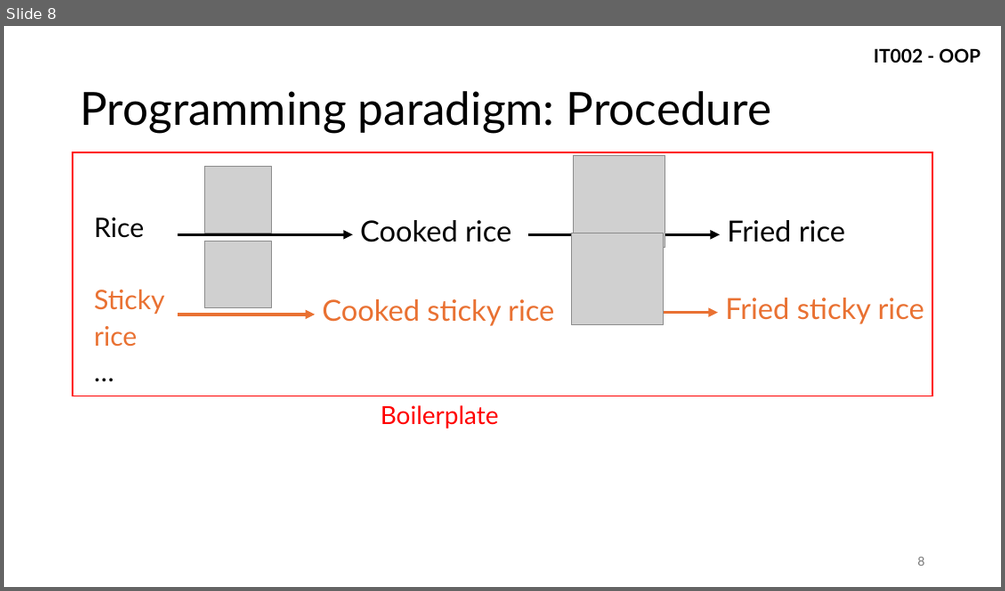
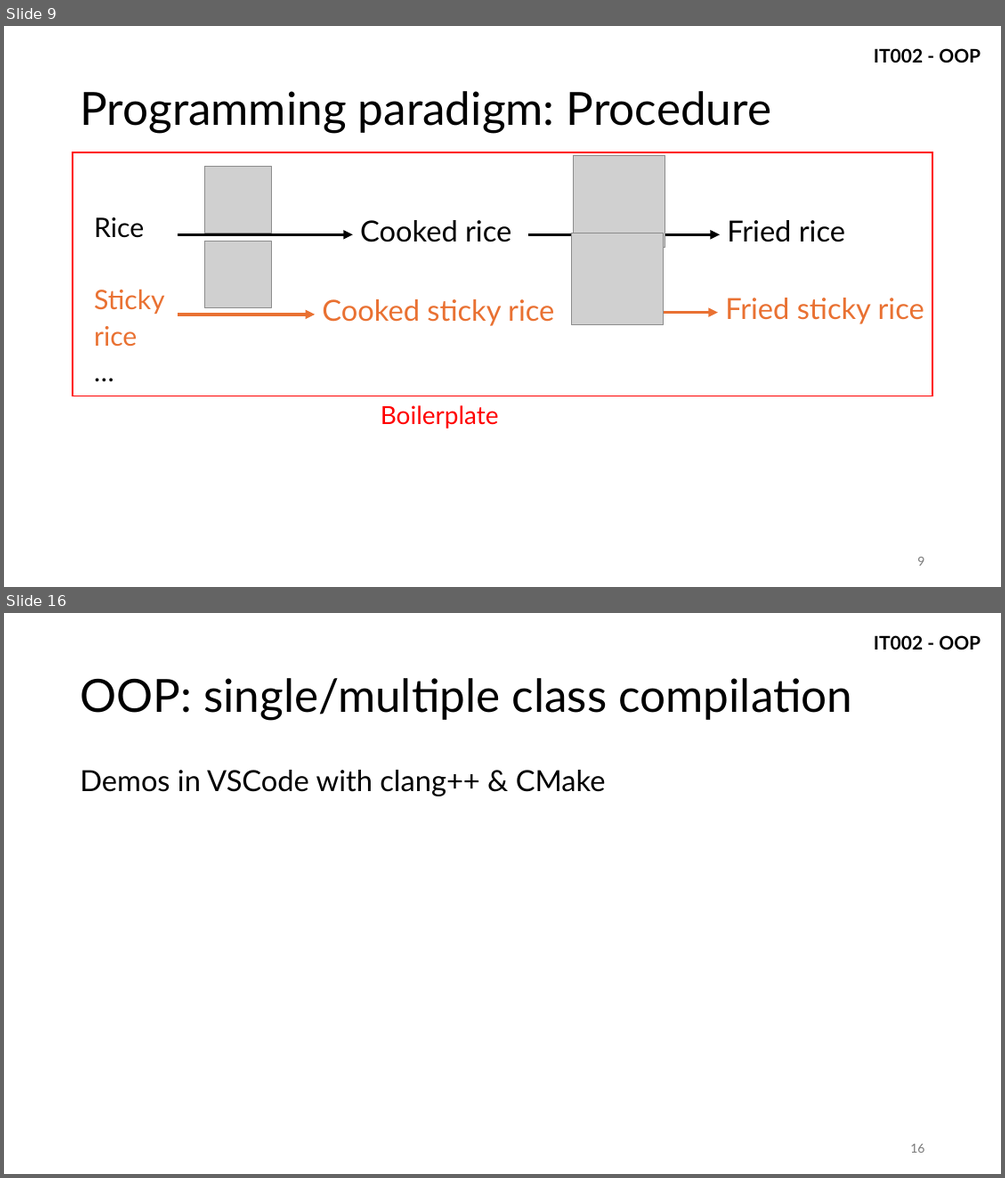
Before and after one commit to vutuanhai237/CourseMaterialsUIT, a slide deck: IT002-OOP/Slide lý thuyết/1. IntroOOP.pptx. Shown one above the other, each under a label of ours: slide 8 before the commit, slides 9 and 16 after it; the slides between them are not shown. The pictures are 1005x591 and 1005x1178 pixels, drawn with LibreOffice and Linux fonts; fonts in the diff are those of the drawing; grey boxes stand for pictures. Boxes give left, top, right and bottom in pixels: in the first picture for what was removed or moved away, otherwise in the second. Text is boxed around its words. In the diff, an @@ line names an element or a change of style, - is before the commit and + after.

```diff
--- a/IT002-OOP/Slide lý thuyết/1. IntroOOP.pptx
+++ b/IT002-OOP/Slide lý thuyết/1. IntroOOP.pptx
@@ slide 16 added at (4,613,1001,1174), background #FFFFFF; not listed: 1 template element that a slide beside it also shows @@
@@ title added at (80,678,852,720), 44 pt, text #000000 @@
+OOP: single/multiple class compilation
@@ text added at (80,770,606,796), 28 pt, text #000000 @@
+Demos in VSCode with clang++ & CMake
@@ page number added at (910,1143,924,1152), 12 pt, text #797979 @@
+16
@@ what was slide 8 is now slide 9 @@
@@ page number at (917,556,924,565): text changed @@
-8
+9
```
Also in this commit, not shown: 3 slides changed, 10 other slides added, 3 other files.
